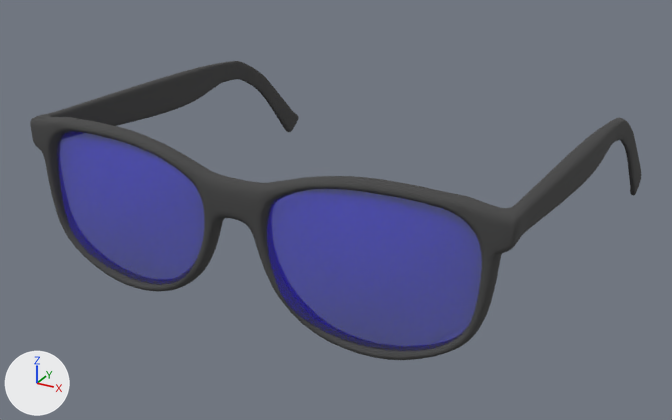
One commit to the glTF model public/models3D/glasses1.glb: the scene before it, then after it.
Camera for both pictures: a camera (50 mm lens) standing at (1.83, -2.67, 1.47) and looking at (-0.06, 0.77, -0.25). The axes (+X, +Y, +Z) are drawn at lower left. The lights are the same throughout. The first picture is the older version. Where no turn or scale is listed for an object, it has been applied to the vertices.

In view in the first picture: 'glasses', 'lens'.
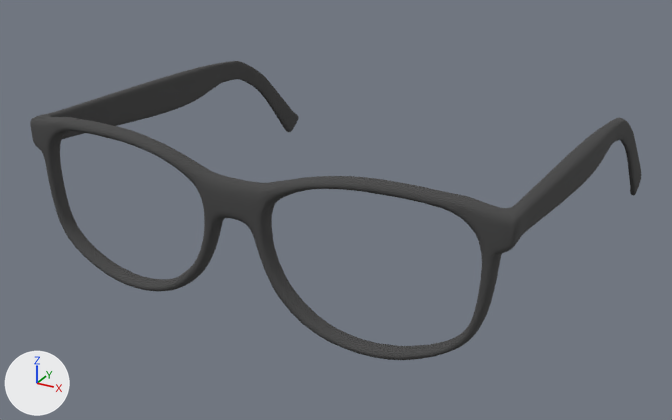
Changed parts and their boxes [x1, y1, x2, y2] in the pictures (672 x 420 px):
'lens', deleted: before [57, 131, 482, 351]

The edits, one by one:
Object 'lens' (ob_lens) is deleted.
